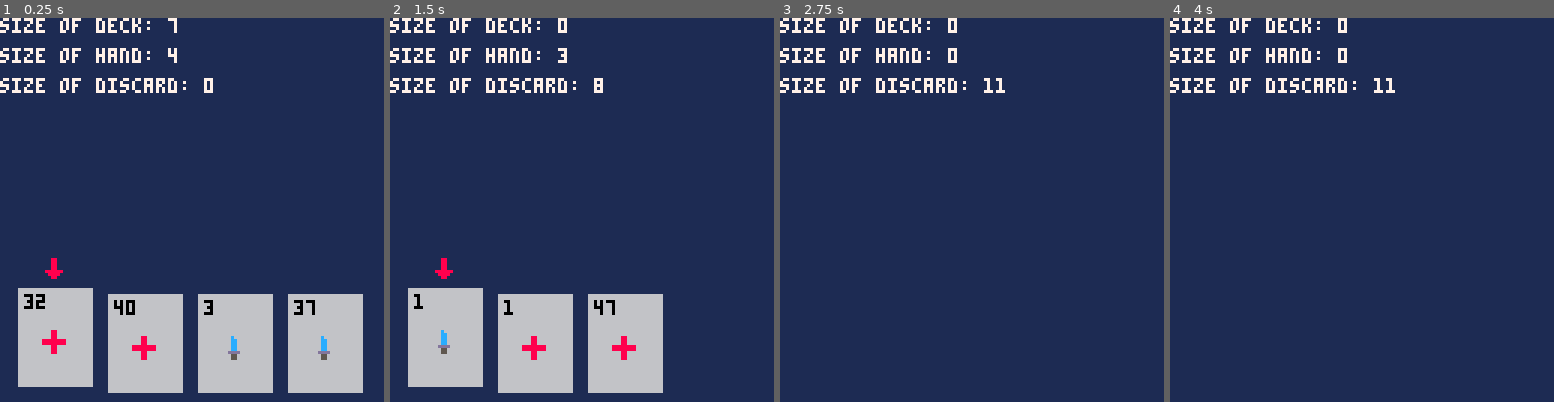
Above: before the commit, frames 1-4 (left to right).
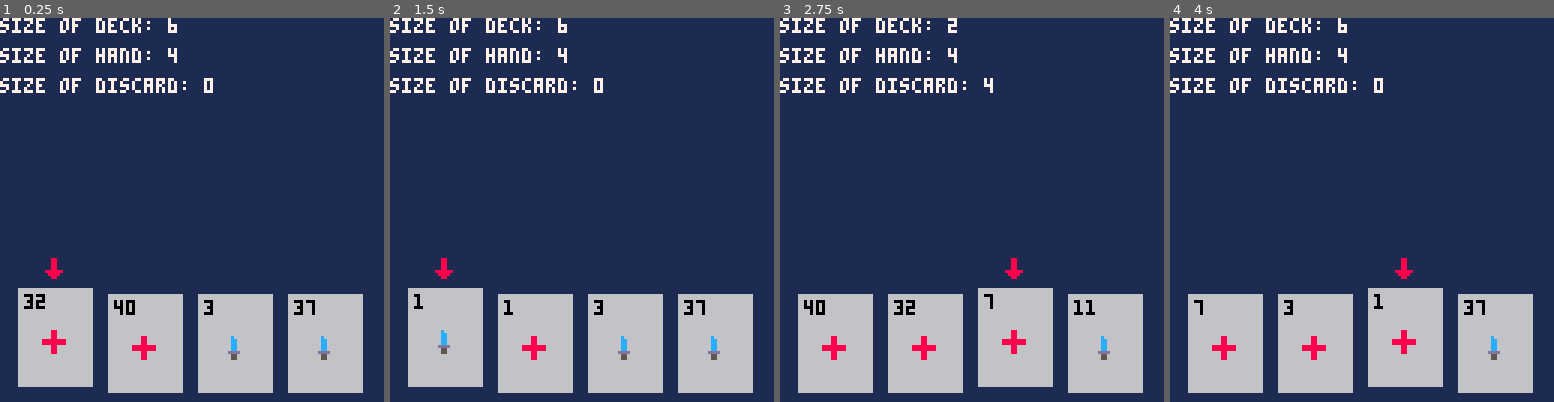
Above: after the commit, the same moments.

Repository: camden/minidom
Game: PICO-8 cartridge dom.p8
Two runs of this game, one before a commit and one after it. Both use one fixed random seed, a clock stepped at 60 frames per second and the inputs below.
Inputs:
- Up to frame 1 (0.25 s): no input
- Up to frame 2 (1.5 s): tap X (X key) at 0.33, 1.07 s
- Up to frame 3 (2.75 s): hold Right 1.6-2.1 s; tap X (X key) at 1.85 s; hold Right from 2.47 s (still down)
- Up to frame 4 (4 s): tap X (X key) at 2.97 s; release Right at 3.03 s; hold Left 3.08-3.58 s

The runs differ from the first frame. In frame 1, less than 0.1% of the frame differs, in the area x 43-47%, y 0-4%; in frame 2, 5.4%; in frame 3, 20%, in the area x 4-95%, y 0-98%; in frame 4, 20%.

Commit message:
shuffling works etc

Diff:
--- a/dom.p8
+++ b/dom.p8
@@ -111,23 +111,23 @@
 -- game functions ---------------------------------------------
 
 function put_cards_in_deck()
-  for i = 1,11 do
+  for i = 1,10 do
     local c = make_card()
     add(deck, c)
   end
 end
 
 function draw_cards_from_deck()
-  local cards_to_del = {}
-
-  for i = 1,max_hand_size do
-    local c = deck[i]
-    add(hand, c)
-    add(cards_to_del, c)
-  end
-
-  for c_to_del in all(cards_to_del) do
-    del(deck, c_to_del)
+  local deck_size = len(deck)
+
+  if deck_size < max_hand_size then
+    -- draw what you can
+    move_x_cards(deck, hand, deck_size)
+    shuffle_discard_back_into_deck()
+    -- draw the rest
+    move_x_cards(deck, hand, max_hand_size - deck_size)
+  else
+    move_x_cards(deck, hand, max_hand_size)
   end
 end
 
@@ -141,22 +141,43 @@
 end
 
 function shuffle_discard_back_into_deck()
+  move_all_cards(discard_pile, deck)
+  shuffle_deck()
+end
+
+function shuffle_deck()
+  deck = shuffle(deck)
 end
 
 function discard_hand()
+  move_all_cards(hand, discard_pile)
+end
+
+function move_all_cards(from, to)
   local cards_to_del = {}
 
-  for card in all(hand) do
-    add(discard_pile, card)
+  for card in all(from) do
+    add(to, card)
     add(cards_to_del, card)
   end
 
   for c_to_del in all(cards_to_del) do
-    del(hand, c_to_del)
-  end
-end
-
-function move_card(card, from, to)
+    del(from, c_to_del)
+  end
+end
+
+function move_x_cards(from, to, amount)
+  local cards_to_del = {}
+
+  for i = 1,amount do
+    local c = from[i]
+    add(to, c)
+    add(cards_to_del, c)
+  end
+
+  for c_to_del in all(cards_to_del) do
+    del(from, c_to_del)
+  end
 end
 
 function make_card()
